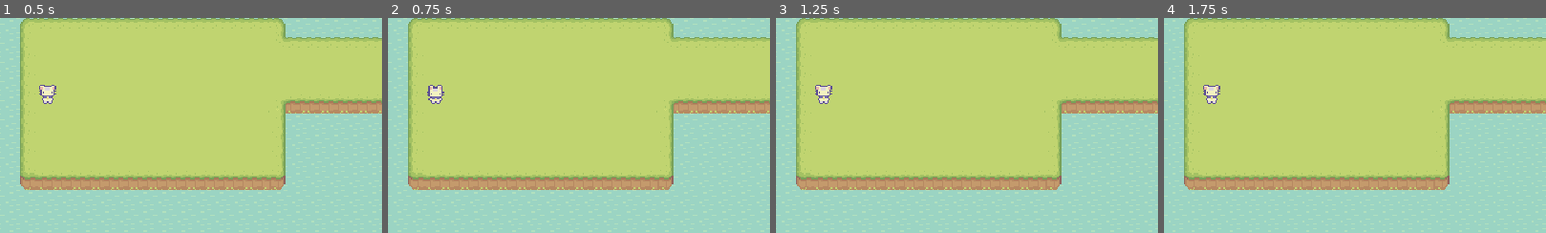
Above: before the commit, frames 1-4 (left to right).
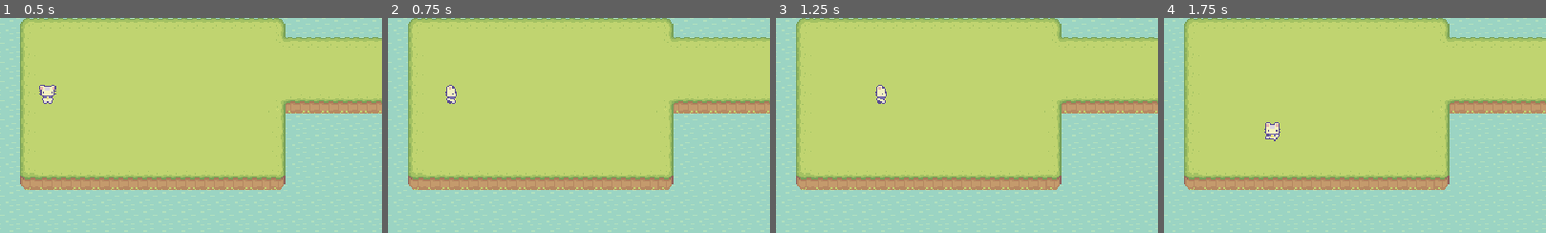
Above: after the commit, the same moments.

Repository: Taimo-Dam/project-2d-nong-trai
Game: Godot game, scene res://scenes/test/test_scene_player.tscn
The game is run twice, just before and just after one commit, with the same random seed, the same clock (stepped at 60 frames per second) and the same inputs. This scene is started directly instead of the project's main scene.
Inputs:
- Up to frame 1 (0.5 s): no input
- Up to frame 2 (0.75 s): hold D (walk_right) from 0.53 s (still down)
- Up to frame 3 (1.25 s): keep holding D (walk_right)
- Up to frame 4 (1.75 s): release D (walk_right) at 1.28 s; hold S (walk_down) from 1.28 s (still down)
The pictures show only the part of the screen within x 0-50%, y 4-54%; the shares and areas given below are measured in that part.

Frame 1 is identical in both runs. In frame 2, 0.5% of the frame differs, in the area x 10-18%, y 31-40%; in frame 3, 0.5%; in frame 4, 0.6%, in the area x 10-31%, y 31-58%.

Commit message:
character fixing, game_input_events

Diff:
--- /dev/null
+++ b/scenes/character/player/idle_state.gd
@@ -0,0 +1,37 @@
+extends NodeState
+
+@export var player: CharacterBody2D
+@export var animated_sprite_2d: AnimatedSprite2D
+
+var direction
+
+func _on_process(_delta : float) -> void:
+	pass
+
+
+func _on_physics_process(_delta: float) -> void:
+	direction = GameInputEvents.movement_input()
+
+	if direction == Vector2.UP:
+		animated_sprite_2d.play("idle_back")
+	elif direction == Vector2.RIGHT:
+		animated_sprite_2d.play("idle_right")
+	elif direction == Vector2.DOWN:
+		animated_sprite_2d.play("idle_front")
+	elif direction == Vector2.LEFT:
+		animated_sprite_2d.play("idle_left")
+
+
+func _on_next_transitions() -> void:
+	GameInputEvents.movement_input()
+
+	if GameInputEvents.is_movement_input():
+		transition.emit("Walk")
+
+
+func _on_enter() -> void:
+	pass
+
+
+func _on_exit() -> void:
+	pass
--- a/scenes/character/player.tscn
+++ b/scenes/character/player/player.tscn
@@ -2,6 +2,9 @@
 
 [ext_resource type="Texture2D" uid="uid://dd5eaueih5xck" path="res://assets/Player/Basic Charakter Actions.png" id="1_tum32"]
 [ext_resource type="Texture2D" uid="uid://dkf485237rkk5" path="res://assets/Player/Basic Charakter Spritesheet.png" id="2_0vjlc"]
+[ext_resource type="Script" uid="uid://cyj22d04hu3l7" path="res://scripts/state_machine/node_state_machine.gd" id="3_bnvp8"]
+[ext_resource type="Script" uid="uid://b6ma5uboqerol" path="res://scenes/character/player/idle_state.gd" id="4_1y732"]
+[ext_resource type="Script" uid="uid://baumlswpy1hki" path="res://scenes/character/player/walk_state.gd" id="5_1y732"]
 
 [sub_resource type="AtlasTexture" id="AtlasTexture_bnvp8"]
 atlas = ExtResource("1_tum32")
@@ -98,6 +101,38 @@
 [sub_resource type="AtlasTexture" id="AtlasTexture_8sb7f"]
 atlas = ExtResource("2_0vjlc")
 region = Rect2(48, 144, 48, 48)
+
+[sub_resource type="AtlasTexture" id="AtlasTexture_in2if"]
+atlas = ExtResource("2_0vjlc")
+region = Rect2(96, 48, 48, 48)
+
+[sub_resource type="AtlasTexture" id="AtlasTexture_m5h5h"]
+atlas = ExtResource("2_0vjlc")
+region = Rect2(144, 48, 48, 48)
+
+[sub_resource type="AtlasTexture" id="AtlasTexture_apd2u"]
+atlas = ExtResource("2_0vjlc")
+region = Rect2(96, 0, 48, 48)
+
+[sub_resource type="AtlasTexture" id="AtlasTexture_puv7k"]
+atlas = ExtResource("2_0vjlc")
+region = Rect2(144, 0, 48, 48)
+
+[sub_resource type="AtlasTexture" id="AtlasTexture_hixpj"]
+atlas = ExtResource("2_0vjlc")
+region = Rect2(96, 96, 48, 48)
+
+[sub_resource type="AtlasTexture" id="AtlasTexture_v051h"]
+atlas = ExtResource("2_0vjlc")
+region = Rect2(144, 96, 48, 48)
+
+[sub_resource type="AtlasTexture" id="AtlasTexture_i0j1t"]
+atlas = ExtResource("2_0vjlc")
+region = Rect2(96, 144, 48, 48)
+
+[sub_resource type="AtlasTexture" id="AtlasTexture_68dt2"]
+atlas = ExtResource("2_0vjlc")
+region = Rect2(144, 144, 48, 48)
 
 [sub_resource type="AtlasTexture" id="AtlasTexture_8w16m"]
 atlas = ExtResource("1_tum32")
@@ -263,6 +298,50 @@
 }],
 "loop": 1,
 "name": &"idle_right",
+"speed": 3.0
+}, {
+"frames": [{
+"duration": 1.0,
+"texture": SubResource("AtlasTexture_in2if")
+}, {
+"duration": 1.0,
+"texture": SubResource("AtlasTexture_m5h5h")
+}],
+"loop": 1,
+"name": &"walk_back",
+"speed": 3.0
+}, {
+"frames": [{
+"duration": 1.0,
+"texture": SubResource("AtlasTexture_apd2u")
+}, {
+"duration": 1.0,
+"texture": SubResource("AtlasTexture_puv7k")
+}],
+"loop": 1,
+"name": &"walk_front",
+"speed": 3.0
+}, {
+"frames": [{
+"duration": 1.0,
+"texture": SubResource("AtlasTexture_hixpj")
+}, {
+"duration": 1.0,
+"texture": SubResource("AtlasTexture_v051h")
+}],
+"loop": 1,
+"name": &"walk_left",
+"speed": 3.0
+}, {
+"frames": [{
+"duration": 1.0,
+"texture": SubResource("AtlasTexture_i0j1t")
+}, {
+"duration": 1.0,
+"texture": SubResource("AtlasTexture_68dt2")
+}],
+"loop": 1,
+"name": &"walk_right",
 "speed": 3.0
 }, {
 "frames": [{
@@ -318,9 +397,22 @@
 
 [node name="AnimatedSprite2D" type="AnimatedSprite2D" parent="." unique_id=2075405472]
 sprite_frames = SubResource("SpriteFrames_jpyye")
-animation = &"waterring_right"
+animation = &"walk_front"
 autoplay = "idle_front"
-frame_progress = 0.71984136
 
 [node name="CollisionShape2D" type="CollisionShape2D" parent="." unique_id=312644824]
 shape = SubResource("CapsuleShape2D_jpyye")
+
+[node name="StateMachine" type="Node2D" parent="." unique_id=1580814280 node_paths=PackedStringArray("initial_node_state")]
+script = ExtResource("3_bnvp8")
+initial_node_state = NodePath("Idle")
+
+[node name="Idle" type="Node2D" parent="StateMachine" unique_id=314437572 node_paths=PackedStringArray("player", "animated_sprite_2d")]
+script = ExtResource("4_1y732")
+player = NodePath("../..")
+animated_sprite_2d = NodePath("../../AnimatedSprite2D")
+
+[node name="Walk" type="Node2D" parent="StateMachine" unique_id=1717499446 node_paths=PackedStringArray("player", "animated_sprite_2d")]
+script = ExtResource("5_1y732")
+player = NodePath("../..")
+animated_sprite_2d = NodePath("../../AnimatedSprite2D")
--- /dev/null
+++ b/scenes/character/player/walk_state.gd
@@ -0,0 +1,38 @@
+extends NodeState
+
+@export var player: CharacterBody2D
+@export var animated_sprite_2d: AnimatedSprite2D
+@export var speed: int = 70
+
+
+func _on_process(_delta: float) -> void:
+	pass
+
+
+func _on_physics_process(_delta: float) -> void:
+	var direction: Vector2 = GameInputEvents.movement_input()
+
+	if direction == Vector2.UP:
+		animated_sprite_2d.play("walk_back")
+	elif direction == Vector2.DOWN:
+		animated_sprite_2d.play("walk_front")
+	elif direction == Vector2.LEFT:
+		animated_sprite_2d.play("walk_left")
+	elif  direction == Vector2.RIGHT:
+		animated_sprite_2d.play("walk_right")
+
+	player.velocity = direction * speed
+	player.move_and_slide()
+
+
+func _on_next_transitions() -> void:
+	if !GameInputEvents.is_movement_input():
+		transition.emit("Idle")
+
+
+func _on_enter() -> void:
+	pass
+
+
+func _on_exit() -> void:
+	pass
--- a/scenes/test/test_scene_player.tscn
+++ b/scenes/test/test_scene_player.tscn
@@ -1,7 +1,7 @@
 [gd_scene format=4 uid="uid://ca6yer5vaxkjg"]
 
 [ext_resource type="TileSet" uid="uid://c7e04tc3xqr30" path="res://Tilesets/test/tile_set.tres" id="1_mhild"]
-[ext_resource type="PackedScene" uid="uid://2y3a4j1avwui" path="res://scenes/character/player.tscn" id="2_q17pk"]
+[ext_resource type="PackedScene" uid="uid://2y3a4j1avwui" path="res://scenes/character/player/player.tscn" id="2_q17pk"]
 
 [node name="testmap" type="Node2D" unique_id=1706443401]
 
--- /dev/null
+++ b/scripts/game_input_events.gd
@@ -0,0 +1,22 @@
+class_name GameInputEvents
+
+static var direction: Vector2
+
+static func movement_input() -> Vector2:
+	if Input.is_action_pressed("walk_left"):
+		direction = Vector2.LEFT
+	elif Input.is_action_pressed("walk_right"):
+		direction = Vector2.RIGHT
+	elif Input.is_action_pressed("walk_up"):
+		direction = Vector2.UP
+	elif Input.is_action_pressed("walk_down"):
+		direction = Vector2.DOWN
+	else:
+		direction = Vector2.ZERO
+	return direction
+
+static func is_movement_input() -> bool:
+	if direction == Vector2.ZERO:
+		return false
+	else:
+		return true
--- /dev/null
+++ b/scripts/state_machine/node_state.gd
@@ -0,0 +1,25 @@
+class_name NodeState
+extends Node
+
+@warning_ignore("unused_signal")
+signal transition
+
+
+func _on_process(_delta : float) -> void:
+	pass
+
+
+func _on_physics_process(_delta : float) -> void:
+	pass
+
+
+func _on_next_transitions() -> void:
+	pass
+
+
+func _on_enter() -> void:
+	pass
+
+
+func _on_exit() -> void:
+	pass
--- /dev/null
+++ b/scripts/state_machine/node_state_machine.gd
@@ -0,0 +1,50 @@
+class_name NodeStateMachine
+extends Node
+
+@export var initial_node_state : NodeState
+
+var node_states : Dictionary = {}
+var current_node_state : NodeState
+var current_node_state_name : String
+
+func _ready() -> void:
+	for child in get_children():
+		if child is NodeState:
+			node_states[child.name.to_lower()] = child
+			child.transition.connect(transition_to)
+
+	if initial_node_state:
+		initial_node_state._on_enter()
+		current_node_state = initial_node_state
+
+
+func _process(delta : float) -> void:
+	if current_node_state:
+		current_node_state._on_process(delta)
+
+
+func _physics_process(delta: float) -> void:
+	if current_node_state:
+		current_node_state._on_physics_process(delta)
+		current_node_state._on_next_transitions()
+		print("Current State: ", current_node_state_name)
+
+
+
+func transition_to(node_state_name : String) -> void:
+	if node_state_name == current_node_state.name.to_lower():
+		return
+
+	var new_node_state = node_states.get(node_state_name.to_lower())
+
+	if !new_node_state:
+		return
+
+	if current_node_state:
+		current_node_state._on_exit()
+
+	new_node_state._on_enter()
+
+	current_node_state = new_node_state
+	current_node_state_name = current_node_state.name.to_lower()
+	print("Current State: ", current_node_state_name)
Not shown, added: scenes/character/player/idle_state.gd.uid
Not shown, added: scenes/character/player/walk_state.gd.uid
Not shown, added: scripts/game_input_events.gd.uid
Not shown, added: scripts/state_machine/node_state.gd.uid
Not shown, added: scripts/state_machine/node_state_machine.gd.uid
